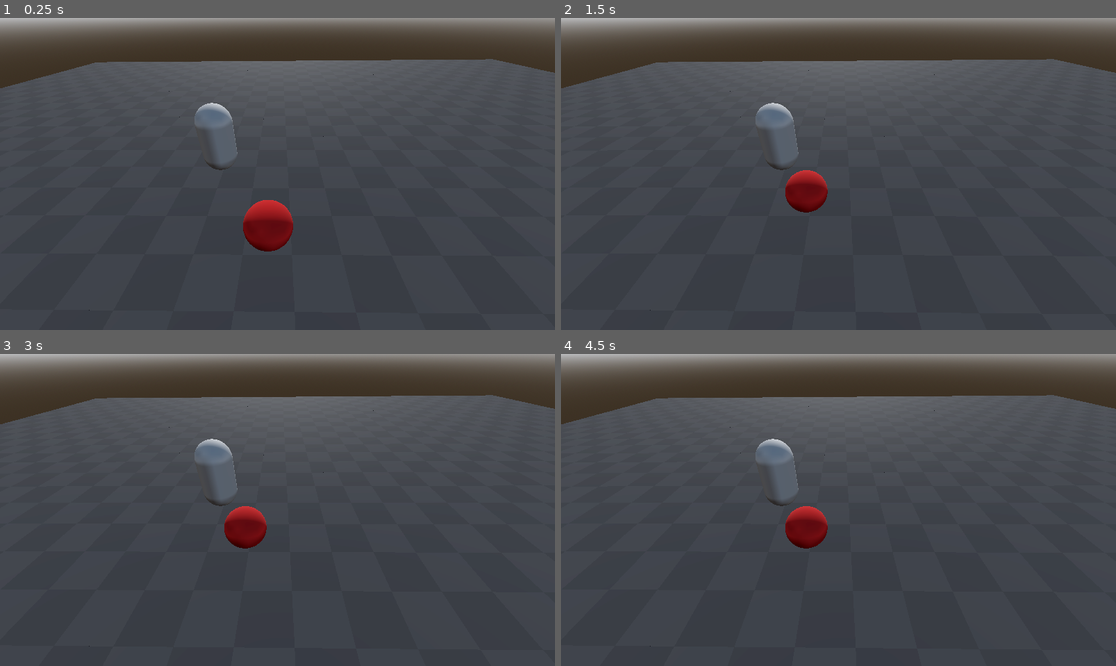
Above: before the commit, frames 1-4 (two rows, left to right).
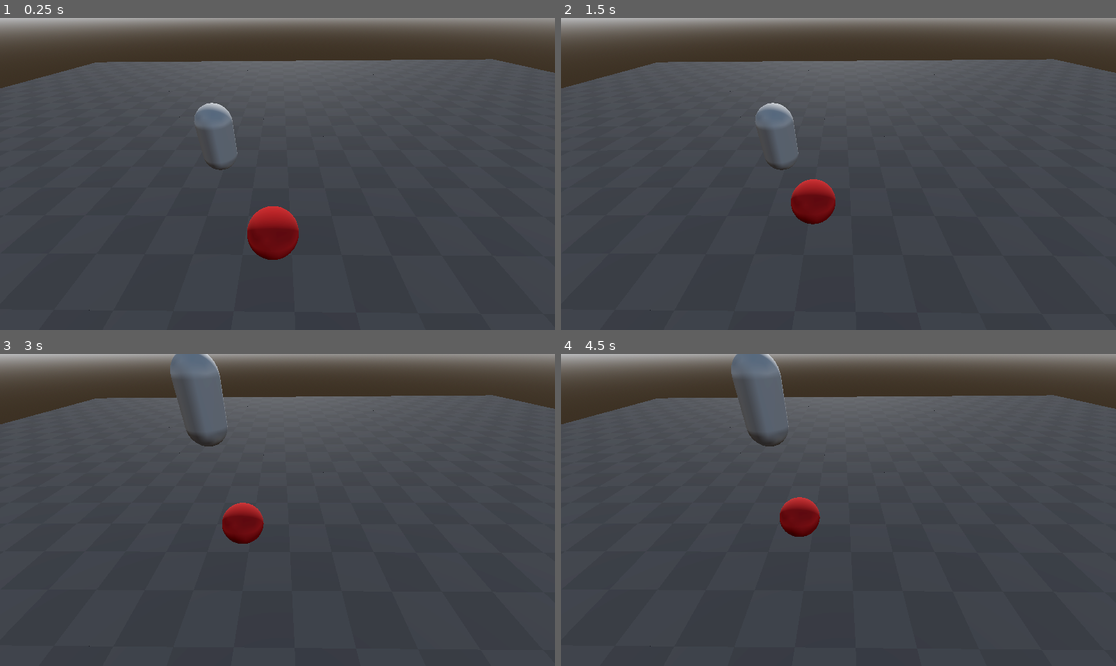
Above: after the commit, the same moments.

Repository: varshzakalq/game1
Game: Godot game, scene res://_main/Temporary stuff/temp_main.tscn
The game is run twice, just before and just after one commit, with the same random seed, the same clock (stepped at 60 frames per second) and the same inputs. This scene is started directly instead of the project's main scene.
Inputs:
- Up to frame 1 (0.25 s): no input
- Up to frame 2 (1.5 s): hold W (up) 0.53-1.28 s; hold S (down) from 1.28 s (still down)
- Up to frame 3 (3 s): release S (down) at 2.03 s; hold W (up) from 2.03 s (still down); tap Enter at 2.75 s
- Up to frame 4 (4.5 s): release W (up) at 3.53 s; hold S (down) from 3.53 s (still down); tap Space at 4.25 s

The runs differ from the first frame. In frame 1, 1.0% of the frame differs, in the area x 35-54%, y 27-78%; in frame 2, 0.9%; in frame 3, 2.4%; in frame 4, 2.8%, in the area x 30-49%, y 0-63%.

Commit message:
tweaks and stuff

Diff:
--- a/_base_objects/_characters/enemies/Sphere/Components/AI/Control_base.gd
+++ b/_base_objects/_characters/enemies/Sphere/Components/AI/Control_base.gd
@@ -12,3 +12,8 @@
 func _process(delta: float) -> void:
 	if main_body.Target != null:
 		_when_target_detected(delta)
+
+	main_body._move_towards()
+
+func _ready() -> void:
+	main_body.target_pos = main_body.global_position
--- a/_base_objects/_characters/enemies/Sphere/Sphere_enemy.tscn
+++ b/_base_objects/_characters/enemies/Sphere/Sphere_enemy.tscn
@@ -18,12 +18,17 @@
 
 @onready var checking_area : CollisionShape3D = $Area3D/CollisionShape3D
 @onready var rays : Node3D = $Rays
+@onready var ray_control : Node3D = $Ray_control
 
 @onready var detection_cone_angle = main_body.Detection_angle
 @onready var detection_range = main_body.Detection_range
 
 
 var target_body = null
+
+
+var rot_tween : Tween = null
+
 
 
 func _set_detection(val : bool):
@@ -45,10 +50,23 @@
 		main_body.Target = target_body
 
 
+func _rotate_body_to(body, target_rotation : Vector3):
+	var rot = target_rotation
+	var current_rot = body.global_rotation
+	if rot.y - current_rot.y > PI: rot.y -= 2*PI
+	if rot.y - current_rot.y < -PI: rot.y += 2*PI
+
+	rot_tween.tween_property(body, \"global_rotation\", rot, 0.2)
 
 func _check_line_of_sight():
 
-	main_body.look_at(target_body.global_position, Vector3.UP)
+	if rot_tween and rot_tween.is_running():
+		rot_tween.kill()
+
+	rot_tween = create_tween()
+	ray_control.look_at(target_body.global_position, Vector3.UP)
+	var rot = ray_control.global_rotation
+	_rotate_body_to(main_body, rot)
 
 	for ray_node in rays.get_children():
 		var ray = ray_node.get_child(0)
@@ -165,6 +183,8 @@
 target_position = Vector3(10, 0, 0)
 script = SubResource("GDScript_caho6")
 
+[node name="Ray_control" type="Node3D" parent="Detection" unique_id=1523671364]
+
 [node name="Components" type="Node3D" parent="." unique_id=812439684]
 
 [node name="Health" type="Node3D" parent="Components" unique_id=880975555]
--- a/_base_objects/_characters/enemies/Sphere/sphere_enemy.gd
+++ b/_base_objects/_characters/enemies/Sphere/sphere_enemy.gd
@@ -36,6 +36,7 @@
 #region runtime_variables
 
 var Target = null
+var target_pos : Vector3
 
 
 #endregion
@@ -83,8 +84,9 @@
 	return displacement
 
 
-func _move_towards(pos : Vector3):
-	var disp = pos - global_position
+func _move_towards(pos : Vector3 = target_pos):
+	target_pos = pos
+	var disp = target_pos - global_position
 	var dir = disp.normalized()
 
 	velocity = dir*Speed
--- a/_main/Temporary stuff/test_dummy.tscn
+++ b/_main/Temporary stuff/test_dummy.tscn
@@ -5,16 +5,27 @@
 script/source = "extends CharacterBody3D
 class_name test_dummy
 
+
+var GRAVITY = Vector3(0, -30, 0)
+
 func detected():
 	pass
 
-func _physics_process(_delta: float) -> void:
+func _physics_process(delta: float) -> void:
 	var input_dir = Input.get_vector(\"ui_left\", \"ui_right\", \"ui_up\", \"ui_down\")
 
-	velocity = -Vector3(input_dir.x, 0, input_dir.y) * 5.0
+	velocity.x = -input_dir.x* 5.0
+	velocity.z = -input_dir.y* 5.0
+
+	if Input.is_action_just_pressed(\"ui_accept\") and is_on_floor():
+		velocity.y = 15
+		velocity.x *= 1.5
+		velocity.z *= 1.5
 
 	if not is_on_floor():
-		velocity += get_gravity()
+		velocity += GRAVITY*delta
+	velocity += GRAVITY*delta
+
 
 	move_and_slide()
 "
